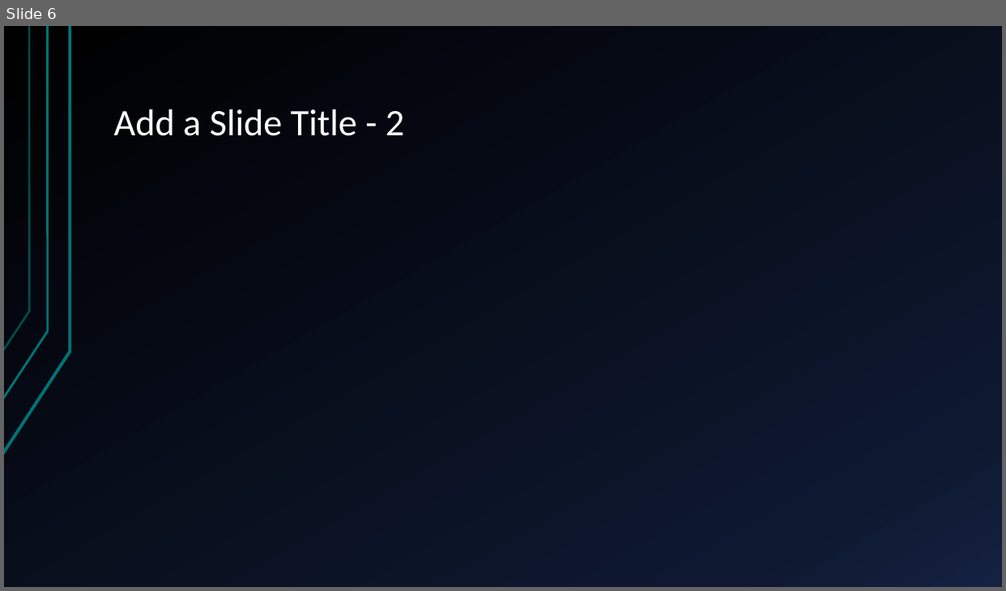
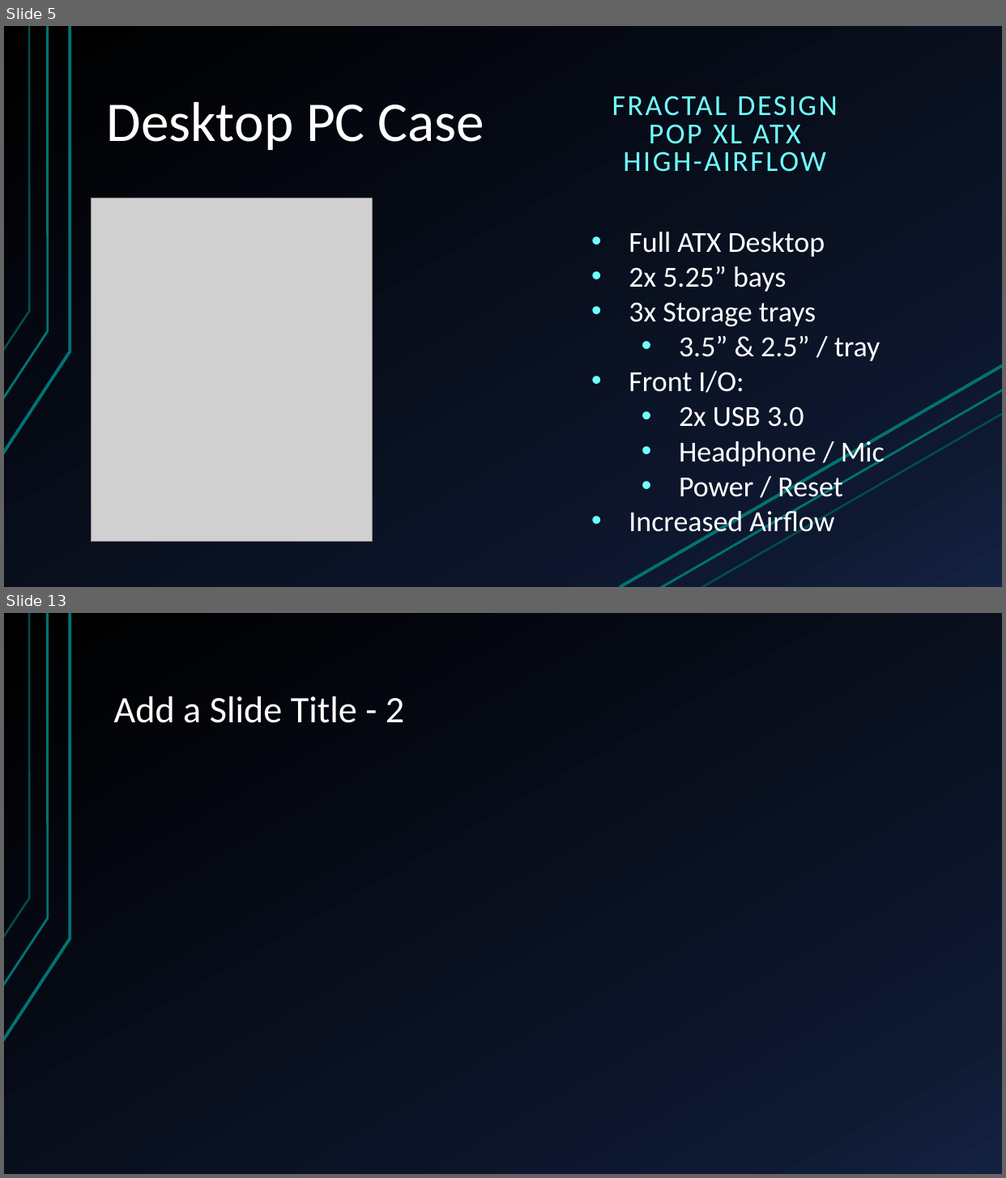
Before and after one commit to Ploppa-Smurph/ctec112_IT_HardwareSupport, a slide deck: buildPC.pptx. Shown one above the other, each under a label of ours: slide 6 before the commit, slides 5 and 13 after it; the slides between them are not shown. The pictures are 1006x591 and 1006x1178 pixels, drawn with LibreOffice and Linux fonts; fonts in the diff are those of the drawing; grey boxes stand for pictures. Boxes give left, top, right and bottom in pixels: in the first picture for what was removed or moved away, otherwise in the second. Text is boxed around its words. In the diff, an @@ line names an element or a change of style, - is before the commit and + after.

```diff
--- a/buildPC.pptx
+++ b/buildPC.pptx
@@ slide 5 added at box(4, 26, 1002, 587), background gradient #000000 to #0F1931 to #142242; not listed: 3 template elements that a slide beside it also shows @@
@@ text added at box(612, 96, 837, 172), 28 pt, text #70FFFF @@
+FRACTAL DESIGN
+POP XL ATX
+HIGH-AIRFLOW
@@ title added at box(107, 102, 484, 151), 54 pt, text #FFFFFF @@
+Desktop PC Case
@@ picture added at box(91, 199, 372, 541) @@
@@ text added at box(629, 232, 884, 539), 28 pt, text #FFFFFF @@
+• Full ATX Desktop
+• 2x 5.25” bays
+• 3x Storage trays
+  • 3.5” & 2.5” / tray
+• Front I/O:
+  • 2x USB 3.0
+  • Headphone / Mic
+  • Power / Reset
+• Increased Airflow
@@ line added from (620, 587) to (1002, 365), #007373 3 pt @@
@@ line added from (659, 587) to (1002, 390), #007373 2.25 pt @@
@@ line added from (701, 587) to (1002, 414), #007373 2 pt @@
@@ what was slide 6 is now slide 13 @@
```
Also in this commit, not shown: 3 slides changed, 8 other slides added, 7 slides removed, 1 other file.
